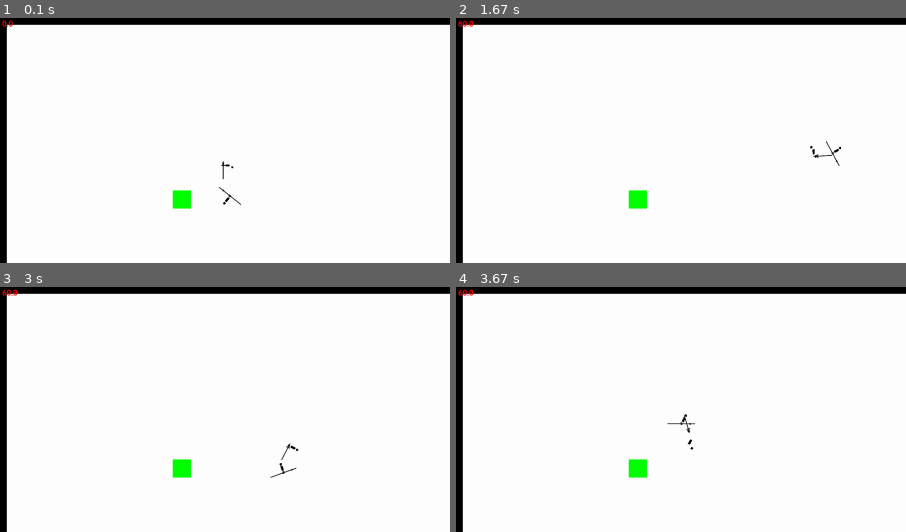
Above: before the commit, frames 1-4 (two rows, left to right).
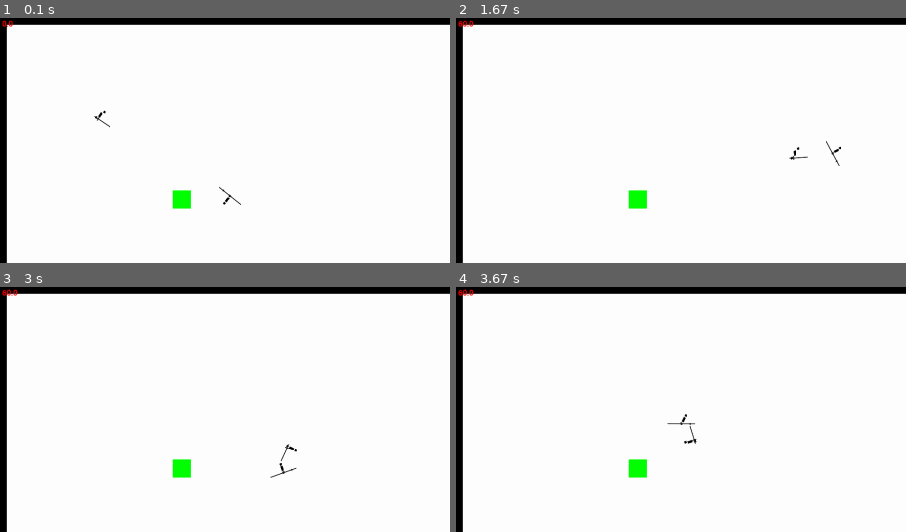
Above: after the commit, the same moments.

Repository: LeBoku/tds
Game: pygame game, started from src/tds.py
Same seed, same stepped clock (60 frames per second), same inputs: the game is played once before the commit and once after it.
Inputs (mouse positions are % of the whole screen's width and height, from its top left):
- Up to frame 1 (0.1 s): no input
- Up to frame 2 (1.67 s): hold D 0.33-0.8 s; move the mouse to (46, 54) at 0.37 s; hold W 0.83-1.13 s; move the mouse to (82, 47) at 0.87 s; hold D 1.17-1.63 s; move the mouse to (51, 57) at 1.2 s
- Up to frame 3 (3 s): hold A 1.67-2.2 s; move the mouse to (26, 51) at 1.7 s; click (19, 35) at 2.28 s; hold S 2.57-2.87 s; click (19, 73) at 2.65 s; hold A from 2.9 s (still down); click (65, 15) at 2.98 s
- Up to frame 4 (3.67 s): release A at 3.3 s; hold W from 3.33 s (still down); click (87, 85) at 3.42 s
The pictures show only the part of the screen within x 0-50%, y 0-50%; the shares and areas given below are measured in that part.

The runs differ from the first frame. In frame 1, 0.1% of the frame differs, in the area x 20-52%, y 37-66%; in frame 2, 0.1%; in frame 3, less than 0.1%; in frame 4, 0.1%.

Commit message:
added venv for easier setup

Diff:
--- a/src/map/map/mapController.py
+++ b/src/map/map/mapController.py
@@ -82,7 +82,7 @@
 		self.player.coord = Vector2(500, 400)
 
 		enemy = self.addEntity(EnemyController(self))
-		enemy.coord = Vector2(500, 300)
+		enemy.coord = Vector2(200, 200)
 
 		self.setUpBoundry()
 
Binary file added: src/requirements.txt
